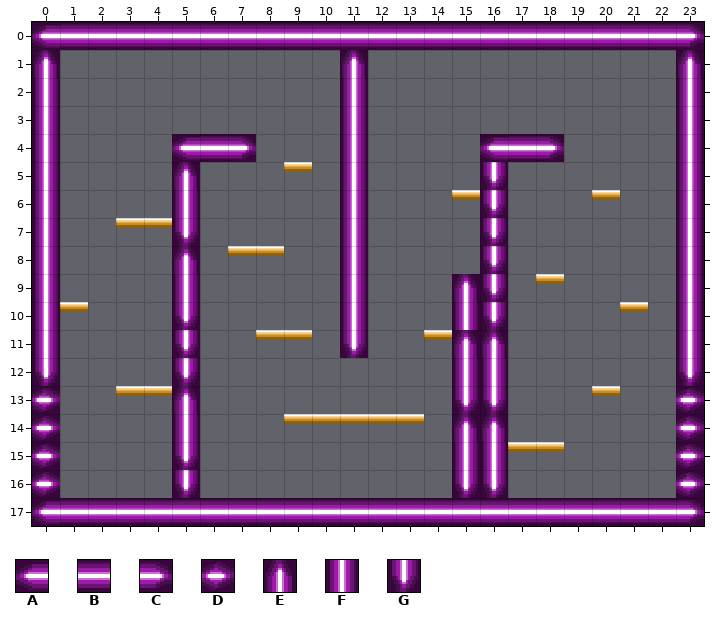
Tiled map: assets/images/neonRightLeftMedium.tmx. The picture above was drawn from the file before the commit.
Cells are 32x32 px. Shown: x 0..23, y 0..17.
Key: from "NeonTileSet": A 3, B 4, C 5, D 6, E 21, F 29, G 37.
_ is an empty cell.
Layers that did not change in this view are not listed.
Layer "blocks" before, first column x 0:
 0 ABBBBBBBBBBBBBBBBBBBBBBC
 1 E__________E___________E
 2 F__________F___________F
 3 F__________F___________F
 4 F____ABC___F____ABC____F
 5 F____E_____F____G______F
 6 F____F_____F____G______F
 7 F____G_____F____G______F
 8 F____E_____F____G______F
 9 F____F_____F___EG______F
10 F____G_____F___FG______F
11 F____G_____G___EE______F
12 G____G_________FF______G
13 _____E_________GG_______
14 _____F_________EE_______
15 _____G_________FF_______
16 _____G_________GG_______
17 ABBBBBBBBBBBBBBBBBBBBBBC
After the commit:
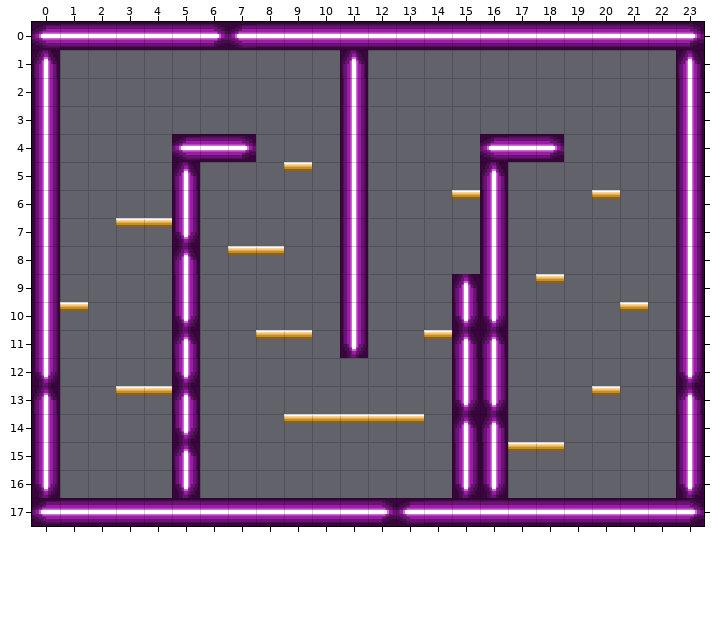
Edits made:
Layer "blocks":
Tile B gives way to tile A in row 0 at x 7; in row 17 at x 13.
Tile B gives way to tile C in row 0 at x 6; in row 17 at x 12.
Tile G gives way to tile E in row 5 at x 16; in row 11 at x 5; in row 15 at x 5.
Tile G gives way to tile F in rows 6 to 9 at x 16.
Tile F gives way to tile G in row 10 at x 15; in row 14 at x 5.
Layer "rightDoor":
Tile D gives way to tile E in row 13 at x 23.
Tile D gives way to tile F in rows 14 to 15 at x 23.
Tile D gives way to tile G in row 16 at x 23.
Layer "leftDoor":
Tile D gives way to tile E in row 13 at x 0.
Tile D gives way to tile F in rows 14 to 15 at x 0.
Tile D gives way to tile G in row 16 at x 0.
Boxes around the changes in both pictures, in picture pixels (x1, y1, x2, y2):
changed: (214, 24, 256, 48)
changed: (455, 162, 506, 330)
changed: (174, 330, 198, 358)
changed: (32, 386, 60, 498)
changed: (676, 386, 704, 498)
changed: (174, 428, 198, 470)
changed: (382, 500, 424, 524)
